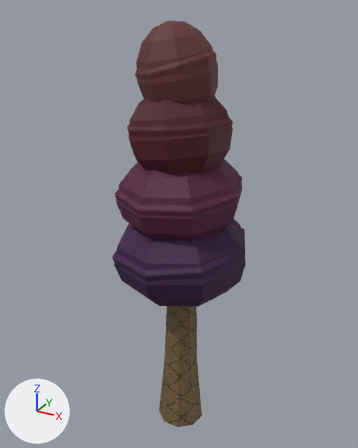
Two versions of the OBJ model res/models/hillTree4/hillTree4.obj, one commit apart.
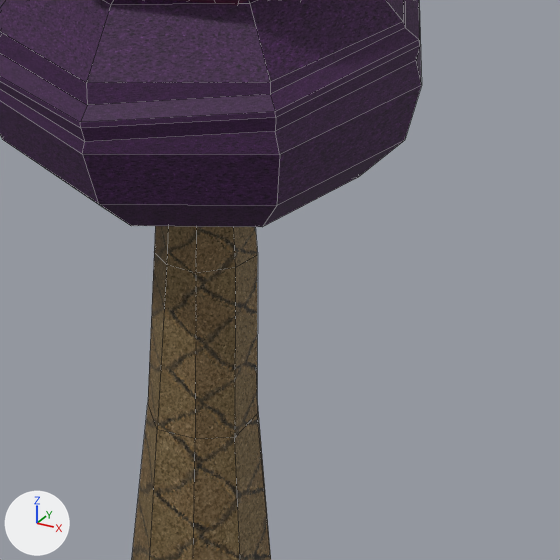
Each version is shown whole from a 50 mm camera at (1.62, -2.97, 2.57) aimed at (-0.05, 0.06, 1.06), then close up on the part from 34% to 80% of the width and 53% to 90% of the height. Every picture has the same lights, and +X, +Y and +Z are marked at lower left. The close-ups show mesh edges as thin lines. Where no turn or scale is listed for an object, it has been applied to the vertices.

The older version as bpy lines, for what is in view:
```python
me_sphere = bpy.data.meshes.new('Sphere')
me_sphere.from_pydata(...)  # 89 vertices, 88 faces; spans x -0.518..0.524, y -0.524..0.519, z 0.483..1.212
me_sphere.materials.append(mat_foliage1)  # picture img_foliage4_png
me_wood_cylinder = bpy.data.meshes.new('wood_Cylinder')
me_wood_cylinder.from_pydata(...)  # 36 vertices, 27 faces; spans x -0.188..0.194, y -0.183..0.193, z -0.719..0.732
me_wood_cylinder.materials.append(mat_wood)  # picture img_tree_jpg
ob_sphere = bpy.data.objects.new('Sphere', me_sphere)
ob_sphere.location = (0.0, 0.0, 0.0)
ob_wood_cylinder = bpy.data.objects.new('wood_Cylinder', me_wood_cylinder)
ob_wood_cylinder.location = (0.0, 0.0, 0.0)
```
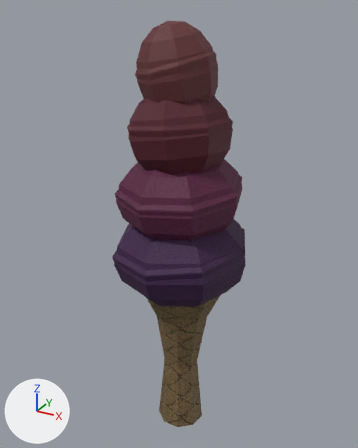
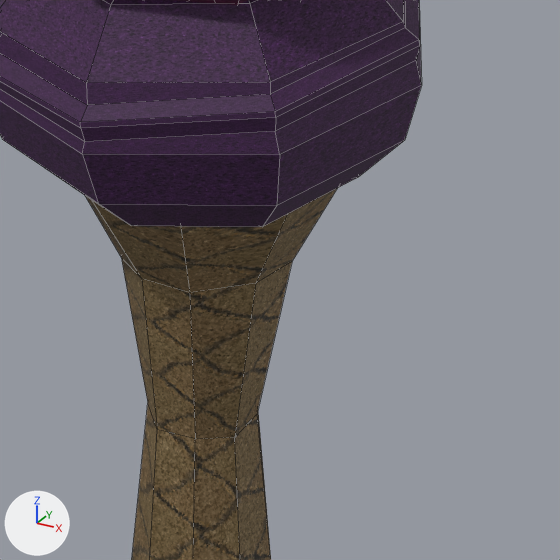
Pixel boxes (x1, y1, x2, y2) of what changed, in the close-ups (560 x 560 px; the box of a moved part takes in the faces that stretch with it):
'wood_Cylinder', reshaped
    before: (132, 226, 271, 560)
    after: (86, 189, 337, 560)
part 1 of me_wood_cylinder, moved or reshaped
    before: (148, 226, 258, 439)
    after: (86, 189, 337, 439)

What changed in the scene script:
```text
Change me_wood_cylinder:
    where me_wood_cylinder.from_pydata(...)  # 36 vertices, 27 faces; spans x -0.188..0.194, y -0.183..0.193, z -0.719..0.732
    used by ob_wood_cylinder; location = (0.0, 0.0, 0.0)
    me_wood_cylinder part 1
    me_wood_cylinder.vertices[1].co: (0.003, 0.099, 0.732) -> (0.003, 0.408, 0.732)
    me_wood_cylinder.vertices[3].co: (0.067, 0.075, 0.732) -> (0.266, 0.312, 0.732)
    me_wood_cylinder.vertices[5].co: (0.101, 0.016, 0.732) -> (0.406, 0.07, 0.732)
    me_wood_cylinder.vertices[7].co: (0.089, -0.051, 0.732) -> (0.357, -0.205, 0.732)
    me_wood_cylinder.vertices[9].co: (0.037, -0.095, 0.732) -> (0.143, -0.385, 0.732)
    me_wood_cylinder.vertices[11].co: (-0.031, -0.095, 0.732) -> (-0.137, -0.385, 0.732)
    me_wood_cylinder.vertices[13].co: (-0.083, -0.051, 0.732) -> (-0.351, -0.205, 0.732)
    me_wood_cylinder.vertices[15].co: (-0.095, 0.016, 0.732) -> (-0.4, 0.07, 0.732)
    me_wood_cylinder.vertices[17].co: (-0.061, 0.075, 0.732) -> (-0.26, 0.312, 0.732)
    me_wood_cylinder.vertices[19].co: (0.0, 0.111, 0.339) -> (-0.003, 0.181, 0.353)
    me_wood_cylinder.vertices[20].co: (0.085, 0.095, 0.311) -> (0.138, 0.155, 0.307)
    me_wood_cylinder.vertices[22].co: (0.129, 0.032, 0.311) -> (0.21, 0.051, 0.308)  # pixel (257, 254) -> pixel (292, 261)
    me_wood_cylinder.vertices[24].co: (0.111, -0.046, 0.315) -> (0.181, -0.078, 0.315)  # pixel (235, 267) -> pixel (255, 283)
    me_wood_cylinder.vertices[26].co: (0.046, -0.119, 0.322) -> (0.073, -0.198, 0.327)  # pixel (195, 273) -> pixel (189, 292)
    me_wood_cylinder.vertices[28].co: (-0.038, -0.106, 0.31) -> (-0.066, -0.177, 0.306)  # pixel (166, 264) -> pixel (141, 278)
    me_wood_cylinder.vertices[30].co: (-0.097, -0.065, 0.302) -> (-0.162, -0.109, 0.292)  # pixel (154, 252) -> pixel (121, 257)
    me_wood_cylinder.vertices[32].co: (-0.121, 0.021, 0.322) -> (-0.201, 0.033, 0.327)
    me_wood_cylinder.vertices[34].co: (-0.081, 0.103, 0.313) -> (-0.137, 0.167, 0.311)
```
